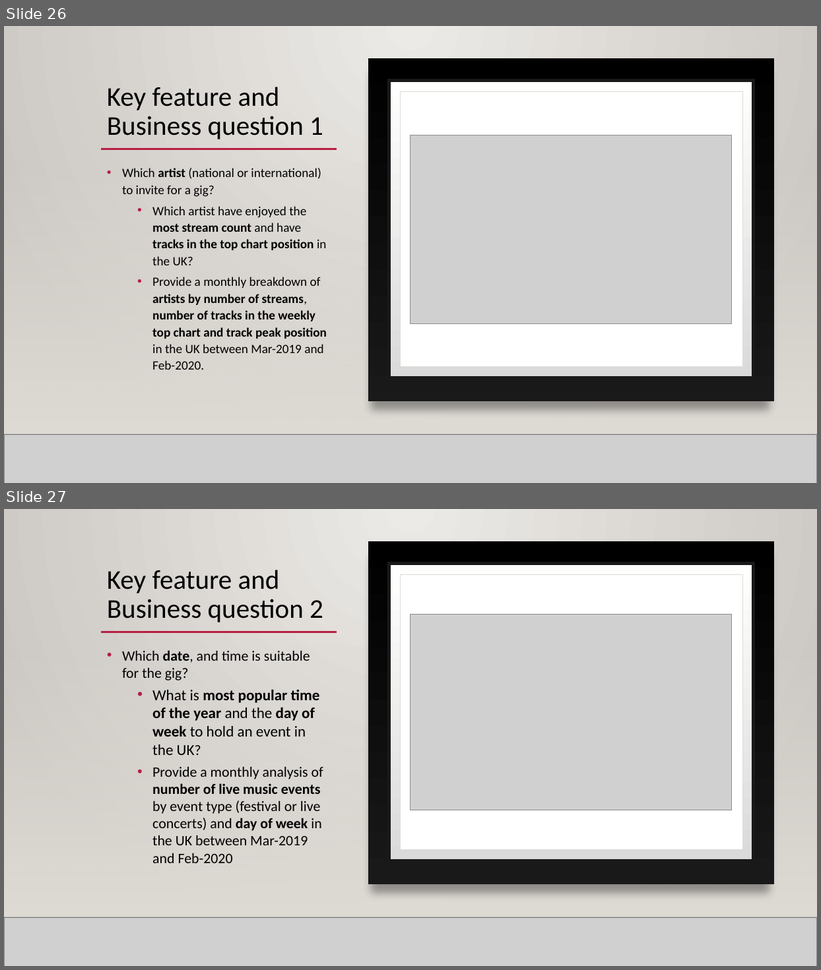
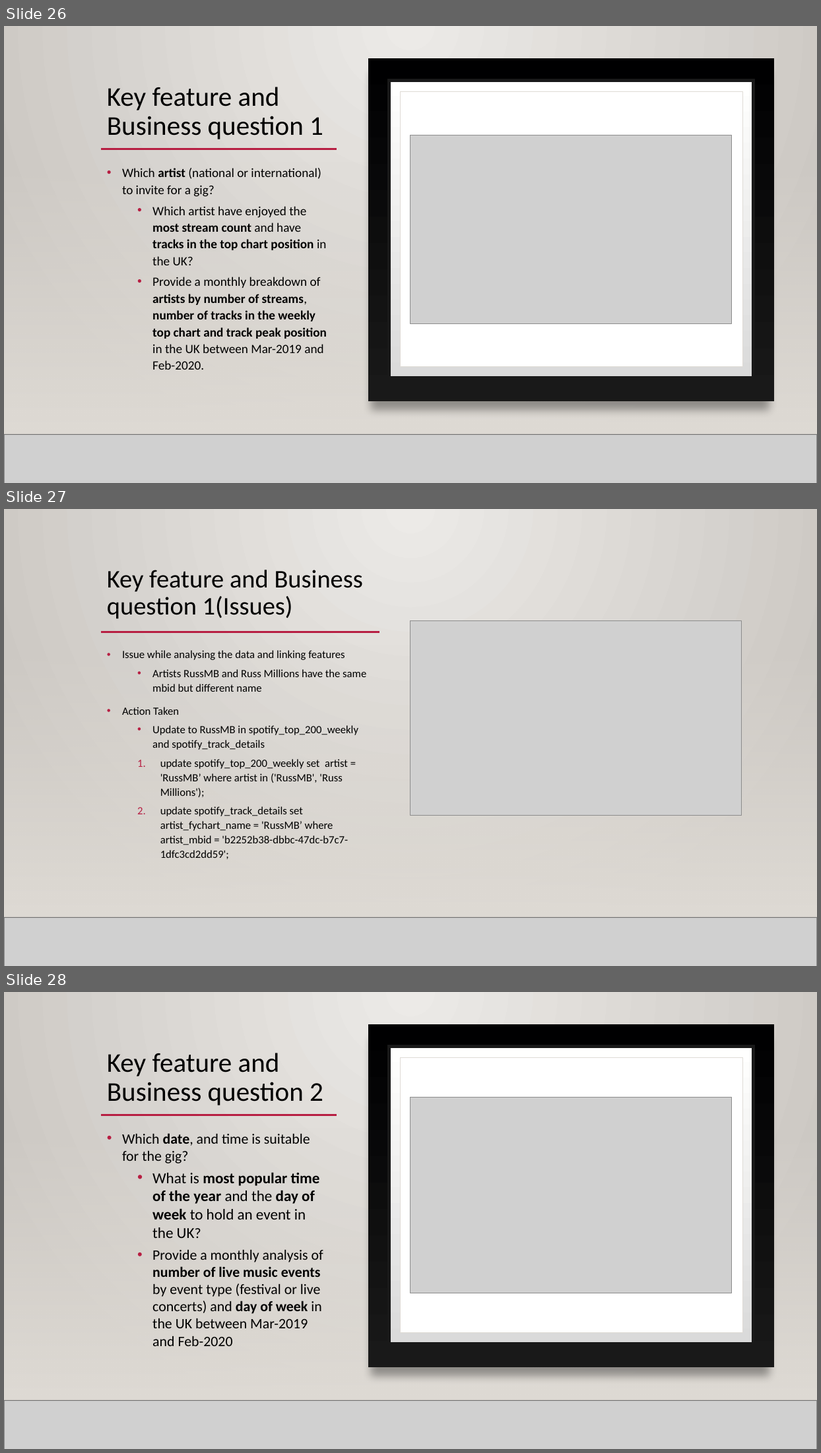
Before and after one commit to mahyarshu/Gigalytics, a slide deck: documents/Presentation/Innovators.pptx. Shown one above the other, each under a label of ours: slides 26 and 27 before the commit, slides 26, 27 and 28 after it. The pictures are 821x970 and 821x1453 pixels, drawn with LibreOffice and Linux fonts; fonts in the diff are those of the drawing; grey boxes stand for pictures; background and template pictures are left out. Boxes give left, top, right and bottom in pixels: in the first picture for what was removed or moved away, otherwise in the second. Text is boxed around its words. In the diff, an @@ line names an element or a change of style, - is before the commit and + after.

```diff
--- a/documents/Presentation/Innovators.pptx
+++ b/documents/Presentation/Innovators.pptx
@@ slide 27 added at [4, 509, 817, 966], background gradient #ECEAE7 to #CAC7C1; not listed: 3 template elements that a slide beside it also shows @@
@@ rectangle added at [4, 509, 817, 966], fill gradient #ECEAE7 to #CAC7C1 @@
@@ title added at [107, 570, 363, 619], 30 pt, text #000000 @@
+Key feature and Business question 1(Issues)
@@ picture added at [411, 621, 741, 816] @@
@@ rectangle added at [4, 644, 817, 918], fill gradient #DFDBD5 @@
@@ line added from (101, 632) to (380, 632), #B71E42 2.5 pt @@
@@ text added at [122, 650, 366, 859], 13 pt, text #000000 @@
+• Issue while analysing the data and linking features
+  • Artists RussMB and Russ Millions have the same mbid but different name
+• Action Taken
+  • Update to RussMB in spotify_top_200_weekly and spotify_track_details
+  1. update spotify_top_200_weekly set artist = 'RussMB’ where artist in ('RussMB', 'Russ Millions');
+  2. update spotify_track_details set artist_fychart_name = 'RussMB’ where artist_mbid = 'b2252b38-dbbc-47dc-b7c7-1dfc3cd2dd59';
@@ picture added at [4, 918, 817, 966] @@
@@ line added from (4, 918) to (817, 918), #000001 1 pt @@
@@ what was slide 27 is now slide 28 @@
```
Also in this commit, not shown: 4 slides changed, 6 other slides added.
